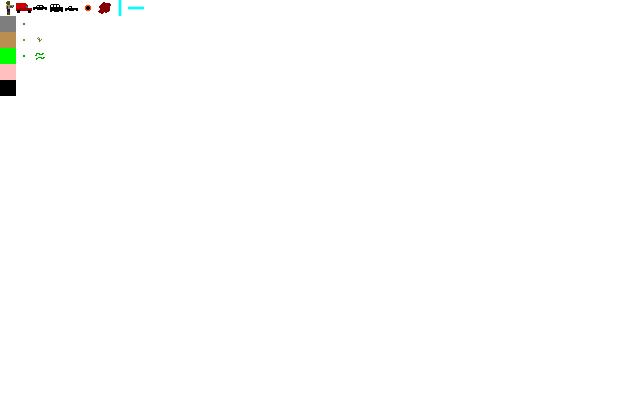
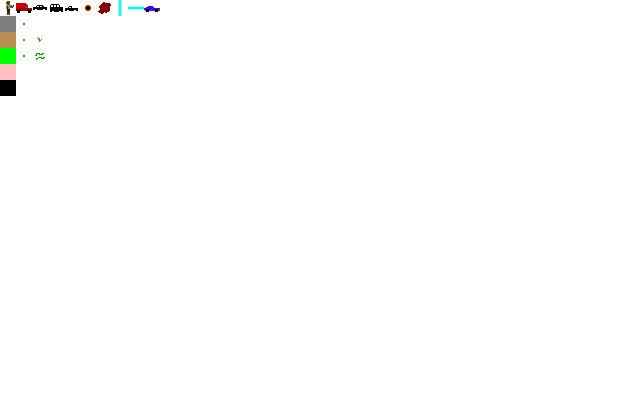
Before/after of a 640px x 400px layered artwork. What changed in the layer stack:
added layer "asphalt-bg copy" above "bullet" over [144, 6, 160, 12]
